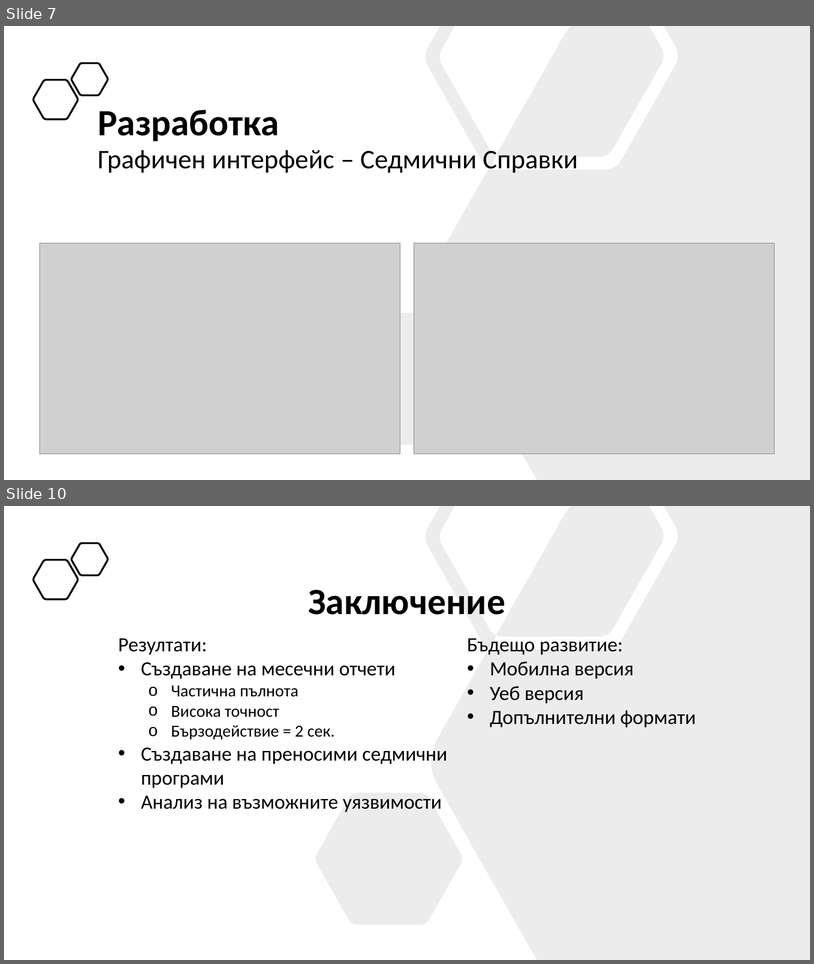
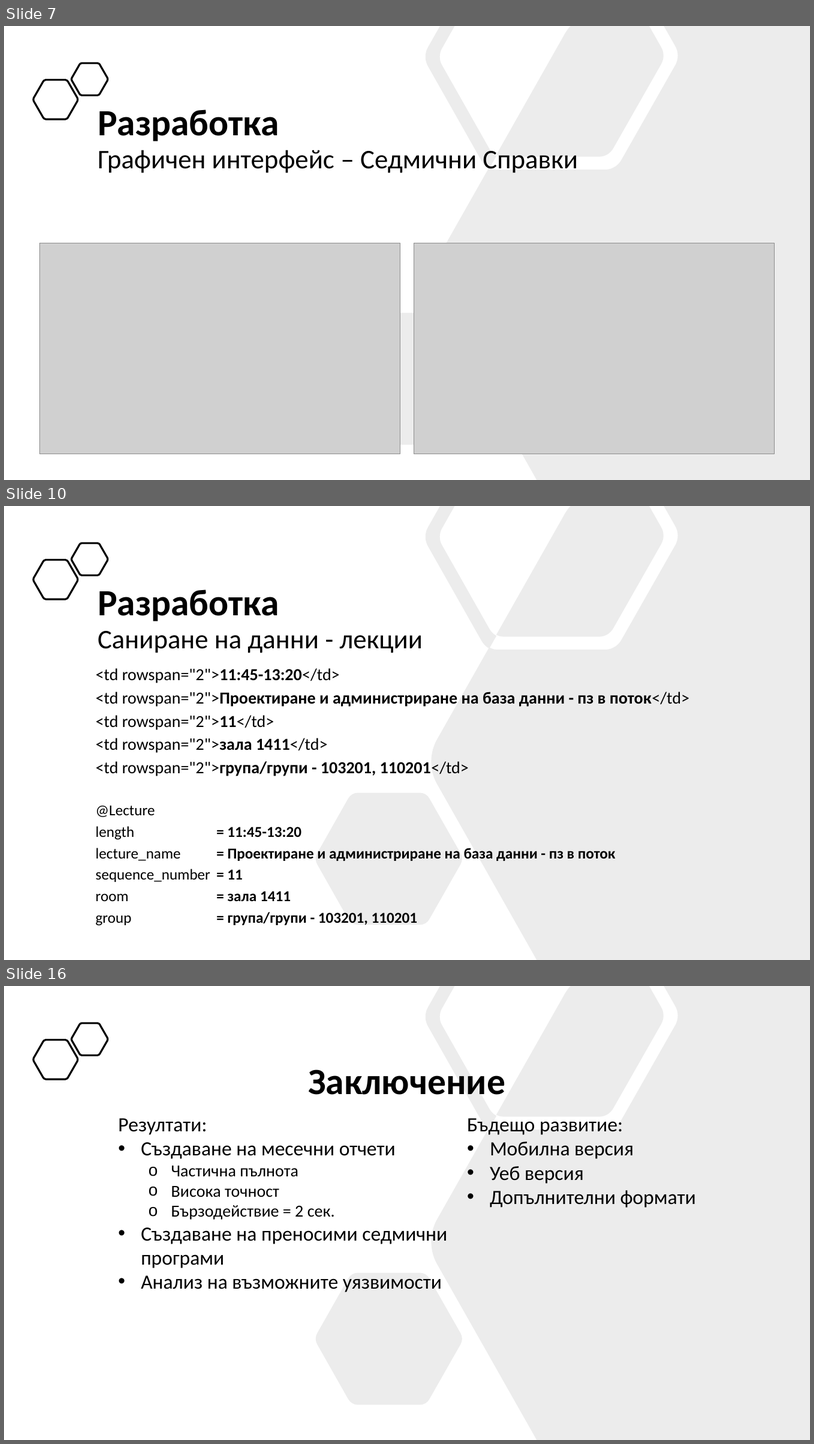
Before and after one commit to nikolaizhnikolov/NVNA-Schedule-Exporter, a slide deck: docs/Дипломна_Работа_62620113.pptx. Shown one above the other, each under a label of ours: slides 7 and 10 before the commit, slides 7, 10 and 16 after it; the slides between them are not shown. The pictures are 814x964 and 814x1444 pixels, drawn with LibreOffice and Linux fonts; fonts in the diff are those of the drawing; grey boxes stand for pictures. Boxes give left, top, right and bottom in pixels: in the first picture for what was removed or moved away, otherwise in the second. Text is boxed around its words. In the diff, an @@ line names an element or a change of style, - is before the commit and + after.

```diff
--- a/docs/Дипломна_Работа_62620113.pptx
+++ b/docs/Дипломна_Работа_62620113.pptx
@@ slide 10 added at [4,506,810,960], background #FFFFFF @@
@@ freeform shape added at [316,506,810,960], fill #808080 at 15% opacity @@
@@ freeform shape added at [72,543,108,575], outline #000000 2.25 pt @@
@@ freeform shape added at [33,560,78,599], outline #000000 2.25 pt @@
@@ text added at [98,589,279,621], 44 pt, text #000000, bold @@
+Разработка
@@ text added at [98,631,423,653], 32 pt, text #000000 @@
+Саниране на данни - лекции
@@ text added at [96,668,690,776], 20 pt, text #000000 @@
+<td rowspan="2">11:45-13:20</td>
+<td rowspan="2">Проектиране и администриране на база данни - пз в поток</td>
+<td rowspan="2">11</td>
+<td rowspan="2">зала 1411</td>
+<td rowspan="2">група/групи - 103201, 110201</td>
@@ text added at [96,805,616,925], 18 pt, text #000000, bold @@
+@Lecture
+length = 11:45-13:20
+lecture_name = Проектиране и администриране на база данни - пз в поток
+sequence_number = 11
+room = зала 1411
+group = група/групи - 103201, 110201
@@ what was slide 10 is now slide 16 @@
```
Also in this commit, not shown: 1 slide changed, 7 other slides added, 2 slides removed, 1 other file.
